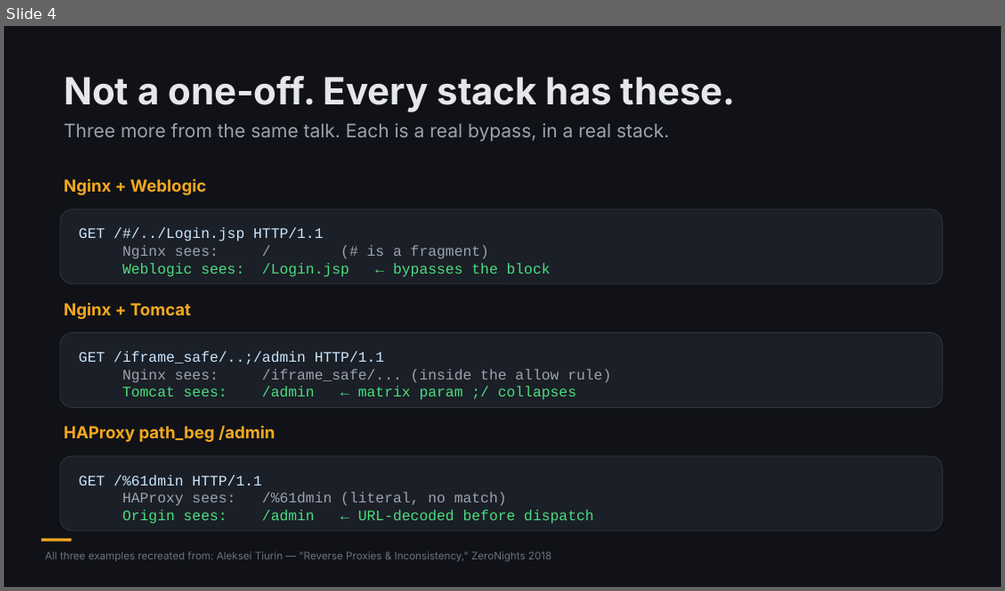
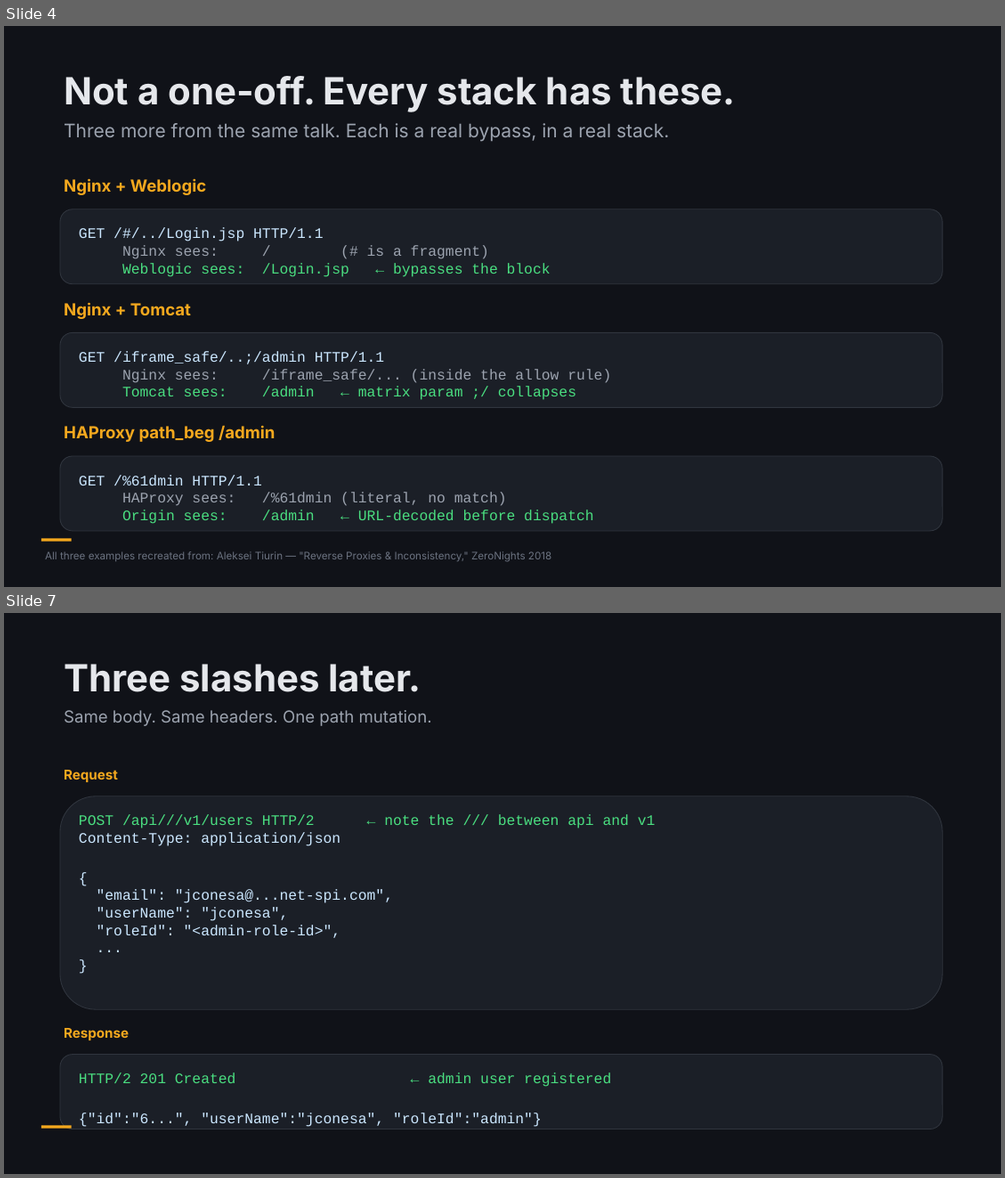
Before and after one commit to NetSPI/BypassFuzzer-Burp, a slide deck: docs/BypassFuzzer-Presentation.pptx. Shown one above the other, each under a label of ours: slide 4 before the commit, slides 4 and 7 after it; the slides between them are not shown. The pictures are 1005x591 and 1005x1178 pixels, drawn with LibreOffice and Linux fonts; fonts in the diff are those of the drawing. Boxes give left, top, right and bottom in pixels: in the first picture for what was removed or moved away, otherwise in the second. Text is boxed around its words. In the diff, an @@ line names an element or a change of style, - is before the commit and + after.

```diff
--- a/docs/BypassFuzzer-Presentation.pptx
+++ b/docs/BypassFuzzer-Presentation.pptx
@@ slide 7 added at [4, 613, 1001, 1174], background #FFFFFF @@
@@ rectangle added at [4, 613, 1001, 1174], fill #101218 @@
@@ text added at [64, 664, 421, 692], 36 pt, text #E5E7EB, bold @@
+Three slashes later.
@@ text added at [64, 710, 432, 726], 16 pt, text #9CA3AF @@
+Same body. Same headers. One path mutation.
@@ text added at [64, 770, 118, 782], 13 pt, text #F4A81E, bold @@
+Request
@@ rounded rectangle added at [60, 796, 942, 1009], fill #1B1F27, outline #30353E 0.75 pt @@
@@ text added at [79, 814, 655, 938], 14 pt, text #CBE7FF @@
+POST /api///v1/users HTTP/2 ← note the /// between api and v1
+Content-Type: application/json
+{
+"email": "jconesa@...net-spi.com",
+"userName": "jconesa",
+"roleId": "<admin-role-id>",
+...
+}
@@ text added at [64, 1028, 129, 1040], 13 pt, text #F4A81E, bold @@
+Response
@@ rounded rectangle added at [60, 1054, 942, 1129], fill #1B1F27, outline #30353E 0.75 pt @@
@@ text added at [79, 1072, 611, 1127], 14 pt, text #CBE7FF @@
+HTTP/2 201 Created ← admin user registered
+{"id":"6...", "userName":"jconesa", "roleId":"admin"}
@@ rectangle added at [41, 1126, 72, 1128], fill #F4A81E @@
```
Also in this commit, not shown: 2 slides changed, 4 other slides added, 1 slide removed, 7 other files.
